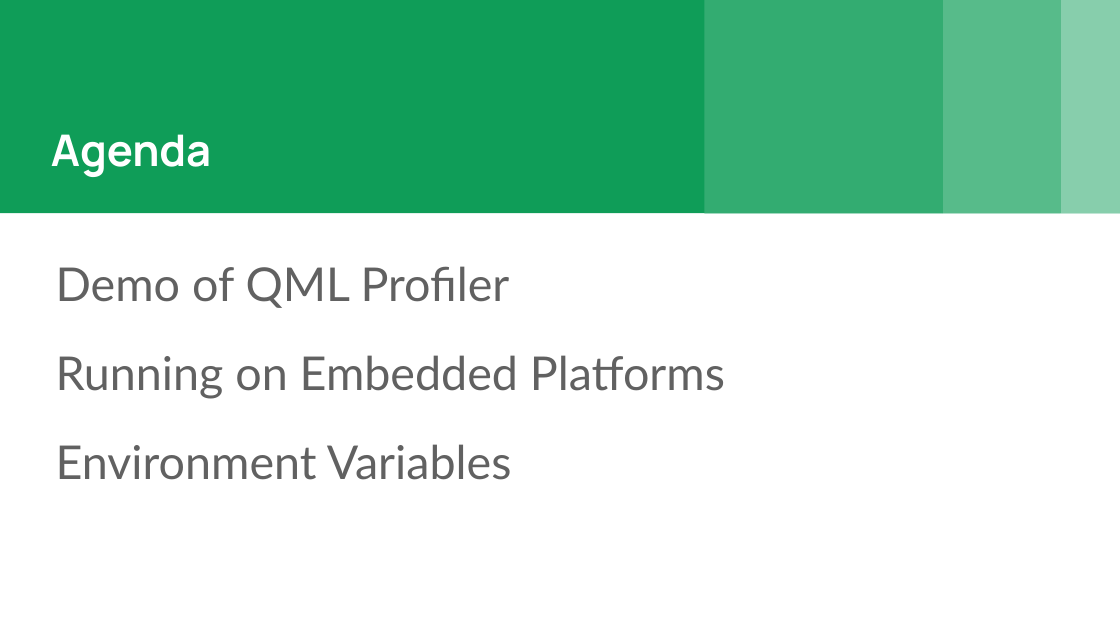
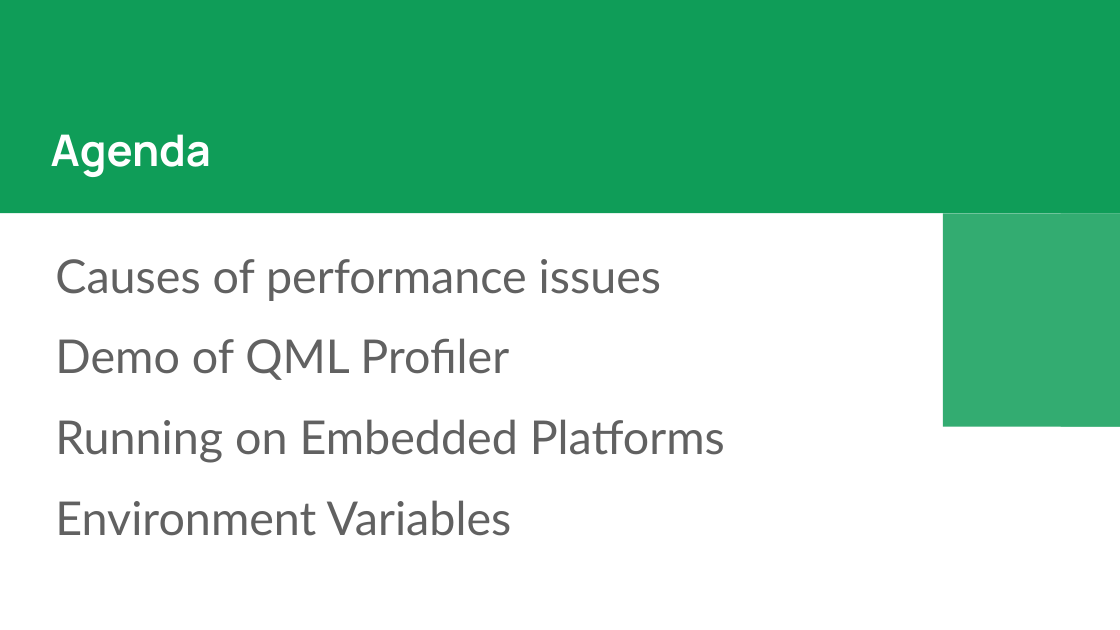
Before and after one commit to ocqt/2017-07-Profiling-QML, a slide deck: slide 2 of Profiling QML.pptx. Drawn at 1120x630 pixels with LibreOffice and Linux fonts; fonts in the diff are those of the drawing. Boxes give left, top, right and bottom in pixels: in the first picture for what was removed or moved away, otherwise in the second. Text is boxed around its words. In the diff, an @@ line names an element or a change of style, - is before the commit and + after.

```diff
--- a/Profiling QML.pptx
+++ b/Profiling QML.pptx
@@ rectangle removed at bbox=[1061, 0, 1120, 213] @@
@@ rectangle: place and size @@
-rectangle at bbox=[704, 0, 943, 213]
+rectangle at bbox=[943, 213, 1120, 426]
@@ rectangle: place and size @@
-rectangle at bbox=[943, 0, 1061, 213]
+rectangle at bbox=[1061, 213, 1120, 426]
@@ text at bbox=[55, 259, 661, 301]: paragraph added @@
+Causes of performance issues
@@ text at bbox=[55, 338, 725, 536]: line spacing 1.15 to 1 @@
```
Also in this commit, not shown: 8 other slides changed, 2 slides added, 2 other files.
